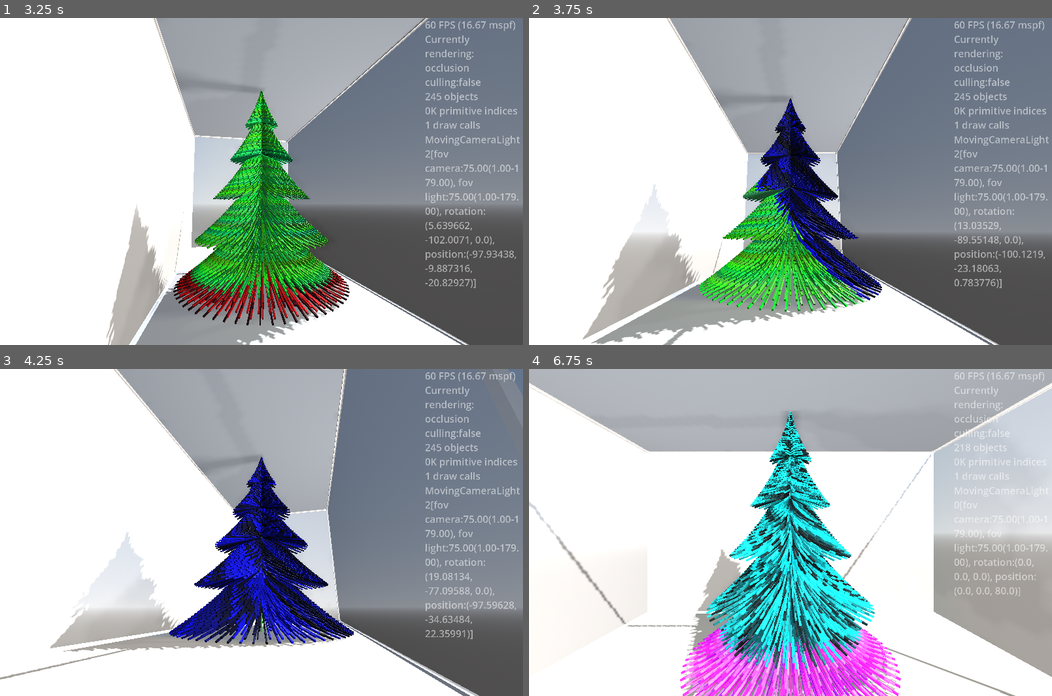
Above: before the commit, frames 1-4 (two rows, left to right).
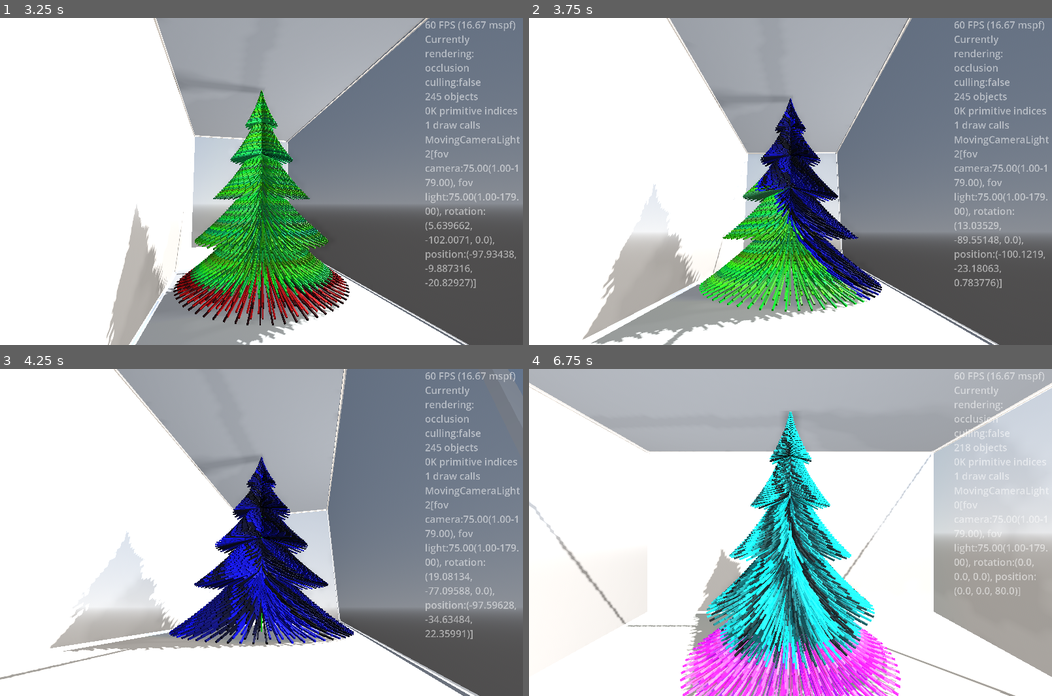
Above: after the commit, the same moments.

Repository: kasworld/gd4wintertree
Game: Godot game, scene res://main.tscn
Two runs of this game, one before a commit and one after it. Both use one fixed random seed, a clock stepped at 60 frames per second and the inputs below.
Inputs (mouse positions are in pixels of both pictures, inside the frame that each line leads up to):
- Up to frame 1 (3.25 s): tap Enter at 0.5, 2.1 s; move the mouse to (376, 165) at 0.52 s; hold Right 0.53-1.28 s; tap Q at 0.6, 2.85 s; click (376, 165) at 0.67 s; move the mouse to (156, 197) at 1.27 s; hold Down 1.28-2.03 s; tap E at 1.35 s; move the mouse to (313, 109) at 2.02 s; hold Right 2.03-2.78 s; move the mouse to (235, 246) at 2.77 s; hold Up from 2.78 s (still down); click (235, 246) at 2.92 s
- Up to frame 2 (3.75 s): move the mouse to (947, 230) at 3.52 s; release Up at 3.53 s; hold Left from 3.53 s (still down); tap E at 3.6 s
- Up to frame 3 (4.25 s): keep holding Left
- Up to frame 4 (6.75 s): move the mouse to (633, 483) at 4.27 s; tap one key every 0.75 s from 4.35 s: Enter Q E Enter; move the mouse to (816, 532) at 5.02 s; release Left at 5.03 s; hold Down 5.03-5.78 s; click (816, 532) at 5.17 s; move the mouse to (712, 450) at 5.77 s; hold Right 5.78-6.53 s; move the mouse to (905, 516) at 6.52 s; hold Up from 6.53 s (still down)

Frame 1 is identical in both runs. In frame 2, 0.1% of the frame differs, in the area x 48-53%, y 24-36%; in frame 3, 0.9%; in frame 4, 5.8%, in the area x 38-67%, y 13-85%.

Commit message:
no more change array

Diff:
--- a/main.gd
+++ b/main.gd
@@ -50,11 +50,9 @@
 	$LineTree.init(WorldSize.y, WorldSize.z/2, 100,
 		).set_center_color(Color.GREEN)
 	$LineTree.position.y = - WorldSize.y/2
-	line_tree_inst_index_ori = $LineTree.make_index_array()
-	line_tree_inst_index = line_tree_inst_index_ori.duplicate()
+	line_tree_inst_index = $LineTree.make_index_array()
 
 enum AniDir { Up, Down, Left , Right }
-var line_tree_inst_index_ori :Array
 var line_tree_inst_index :Array
 var rgb_index :int = 0
 var rgb_data := [[0],[1],[2],[0,1],[1,2],[2,0], [0,1,2]]
@@ -80,16 +78,18 @@
 			ani_ended = change_count >= line_tree_inst_index.size()
 		AniDir.Left:
 			for a :Array in line_tree_inst_index:
-				var i = a.pop_front()
+				if change_count >= a.size():
+					continue
+				var i = a[change_count]
 				lines.set_inst_color(i, co)
-				a.push_back(i)
 			change_count +=1
 			ani_ended = change_count >= line_tree_inst_index[-1].size()
 		AniDir.Right:
 			for a :Array in line_tree_inst_index:
-				var i = a.pop_back()
+				if change_count >= a.size():
+					continue
+				var i = a[-change_count-1]
 				lines.set_inst_color(i, co)
-				a.push_front(i)
 			change_count +=1
 			ani_ended = change_count >= line_tree_inst_index[-1].size()
 
@@ -99,7 +99,6 @@
 		rgb_index %= rgb_data.size()
 		if rgb_index == 0:
 			rgb_data.shuffle()
-		line_tree_inst_index = line_tree_inst_index_ori.duplicate()
 		ani_dir_index += 1
 		ani_dir_index %= 4
 		if ani_dir_index == 0:
